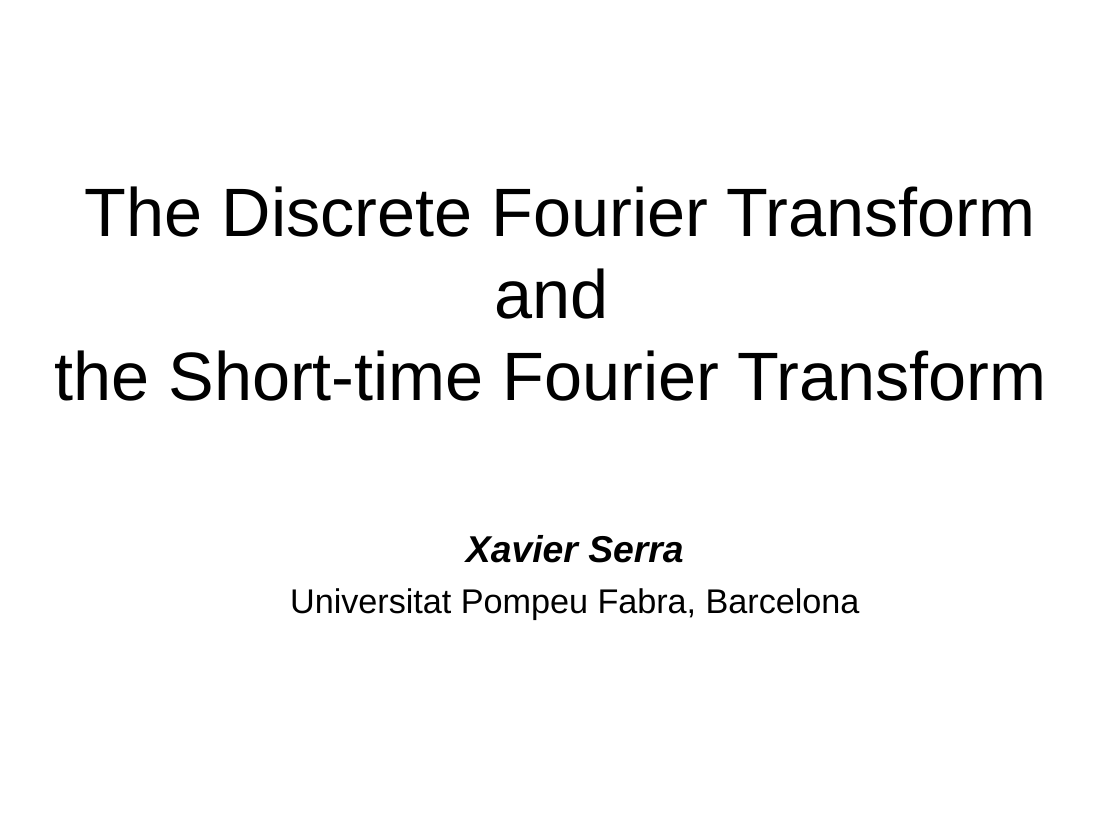
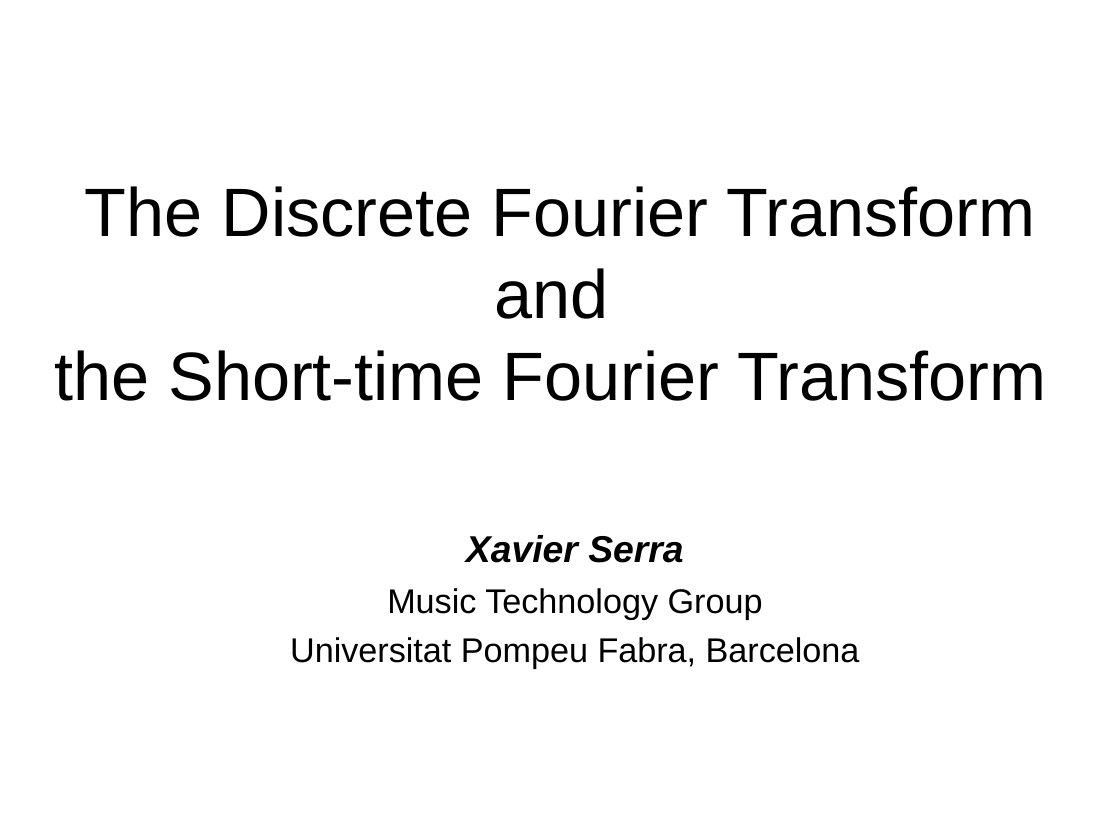
Before and after one commit to xserra/classe-Transformada-Fourier, a slide deck: slide 1 of DFT-STFT.odp. Drawn at 1120x840 pixels with LibreOffice and Linux fonts; fonts in the diff are those of the drawing. Boxes give left, top, right and bottom in pixels: in the first picture for what was removed or moved away, otherwise in the second. Text is boxed around its words. In the diff, an @@ line names an element or a change of style, - is before the commit and + after.

Commit message:
changes to lab and slides

```diff
--- a/DFT-STFT.odp
+++ b/DFT-STFT.odp
@@ text at (290,588,860,668): text changed @@
-Universitat Pompeu Fabra, Barcelona
+Music Technology Group
+Universitat Pompeu Fabra, Barcelona
```
Also in this commit, not shown: 2 other files.
